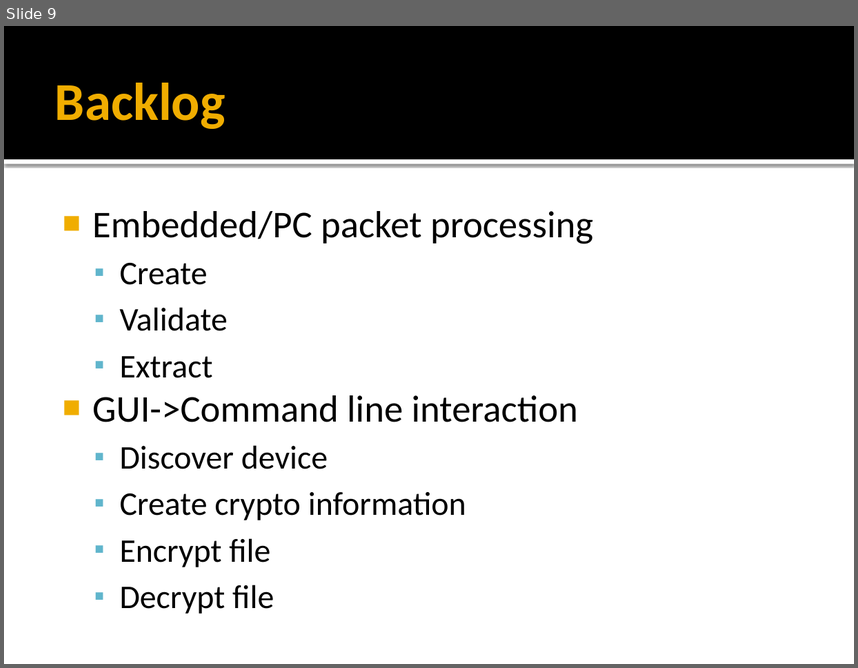
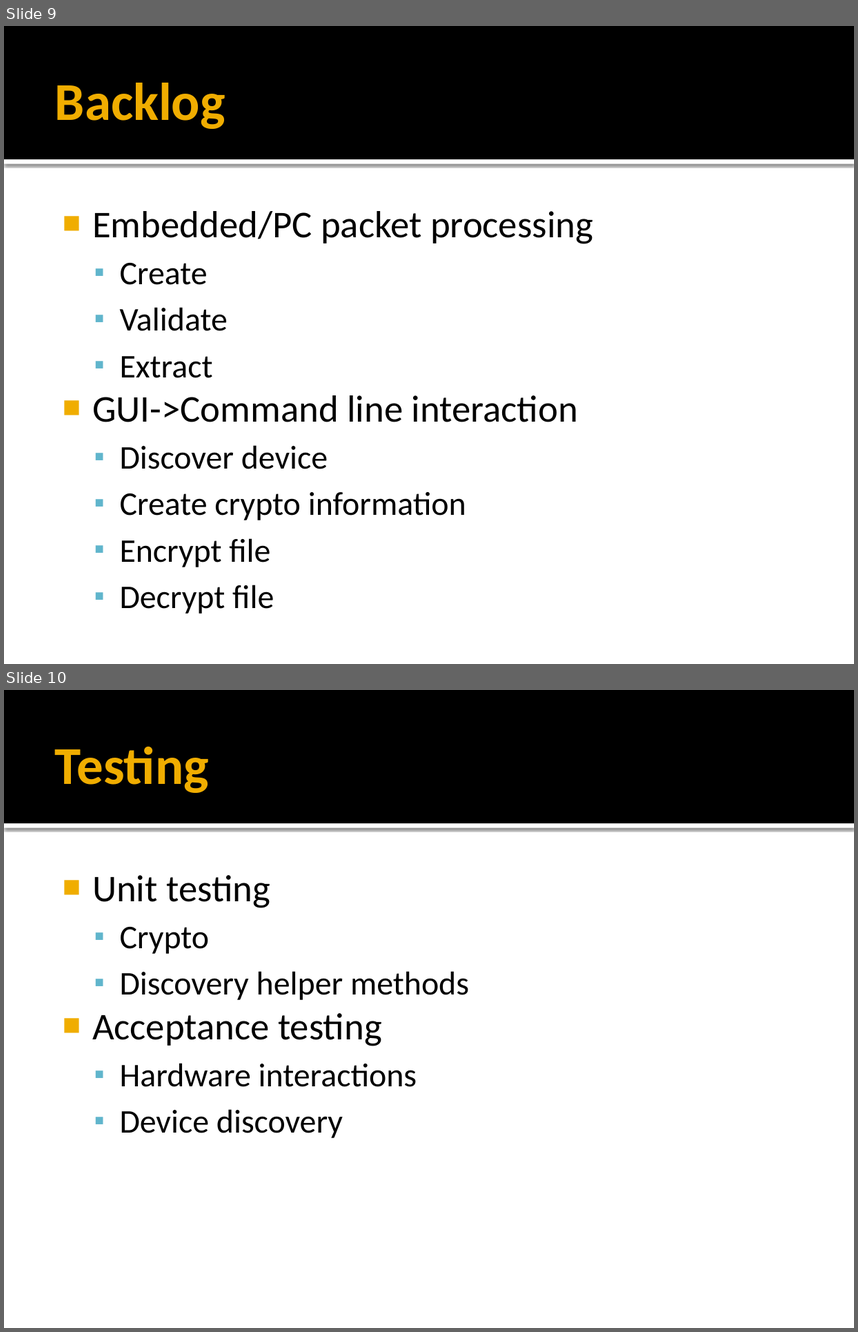
Before and after one commit to ChicoState/eggbeater, a slide deck: Presentation 10-21.pptx. Shown one above the other, each under a label of ours: slide 9 before the commit, slides 9 and 10 after it. The pictures are 858x668 and 858x1332 pixels, drawn with LibreOffice and Linux fonts; fonts in the diff are those of the drawing. Boxes give left, top, right and bottom in pixels: in the first picture for what was removed or moved away, otherwise in the second. Text is boxed around its words. In the diff, an @@ line names an element or a change of style, - is before the commit and + after.

```diff
--- a/Presentation 10-21.pptx
+++ b/Presentation 10-21.pptx
@@ slide 10 added at (x1=4, y1=690, x2=854, y2=1328), background #FFFFFF; not listed: 2 template elements that a slide beside it also shows @@
@@ title added at (x1=55, y1=747, x2=209, y2=793), 45 pt, text #F0AD00, bold @@
+Testing
@@ text added at (x1=92, y1=875, x2=469, y2=1138), 28 pt, text #000000 @@
+■ Unit testing
+  ▪ Crypto
+  ▪ Discovery helper methods
+■ Acceptance testing
+  ▪ Hardware interactions
+  ▪ Device discovery
```
Also in this commit, not shown: 1 slide changed, 1 other slide added, 2 slides removed.
